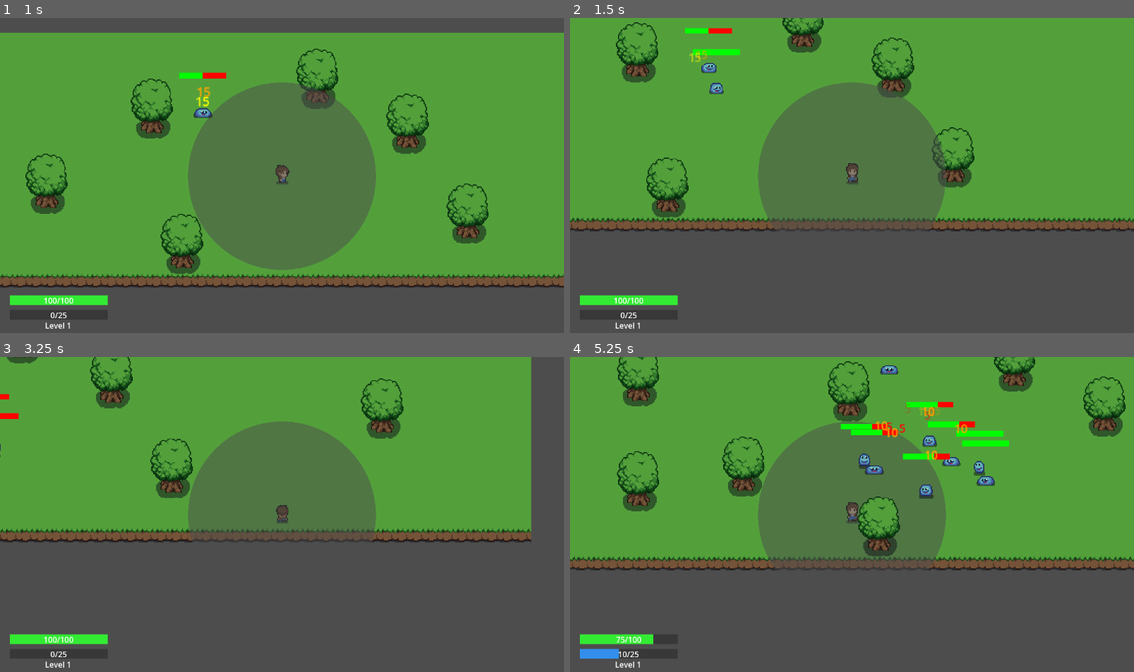
Above: before the commit, frames 1-4 (two rows, left to right).
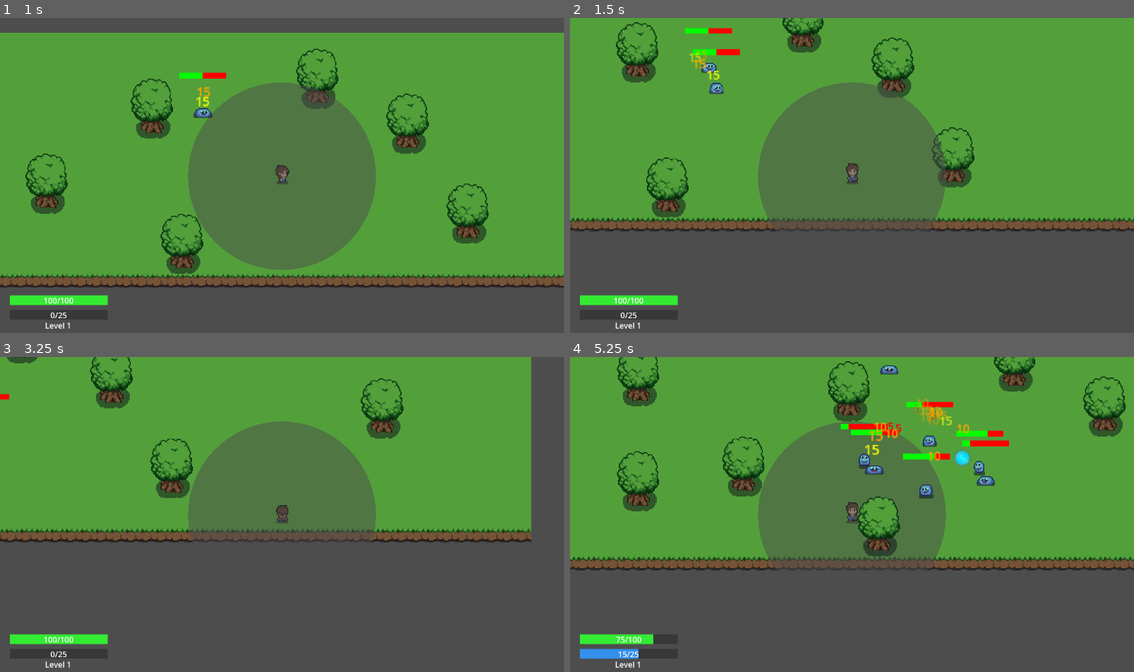
Above: after the commit, the same moments.

Repository: lujack88/survivor_game_clone
Game: Godot game, scene res://scenes/world.tscn
The game is run twice, just before and just after one commit, with the same random seed, the same clock (stepped at 60 frames per second) and the same inputs.
Inputs:
- Up to frame 1 (1 s): tap Enter at 0.5 s; hold D (move_right) from 0.53 s (still down)
- Up to frame 2 (1.5 s): release D (move_right) at 1.28 s; hold S (move_down) from 1.28 s (still down)
- Up to frame 3 (3.25 s): release S (move_down) at 2.03 s; hold D (move_right) 2.03-2.78 s; hold W (move_up) from 2.78 s (still down)
- Up to frame 4 (5.25 s): release W (move_up) at 3.53 s; hold A (move_left) 3.53-5.03 s; hold S (move_down) from 5.03 s (still down)

Frame 1 is identical in both runs. In frame 2, 0.2% of the frame differs, in the area x 21-31%, y 9-20%; in frame 3, less than 0.1%; in frame 4, 1.3%, in the area x 8-78%, y 13-96%.

Commit message:
xp orb rework
now xp orbs magnet towards player within 80 yards of player.

Diff:
--- a/scripts/garlic.gd
+++ b/scripts/garlic.gd
@@ -2,7 +2,7 @@
 
 # Export variables for easy tweaking in the editor
 @export var dmg: float = 10.0
-@export var cooldown: float = 1.0
+@export var cooldown: float = 0.5
 @export var radius: float = 100.0
 
 # Internal variables
--- a/scripts/projectile_weapon.gd
+++ b/scripts/projectile_weapon.gd
@@ -2,7 +2,7 @@
 
 # Weapon properties
 @export var damage: float = 15.0
-@export var cooldown: float = 1.0  # Changed to 1 second for auto-fire
+@export var cooldown: float = 0.5  # Changed to 1 second for auto-fire
 @export var projectile_speed: float = 300.0
 @export var auto_target_range: float = 300.0  # Range for auto-targeting
 
--- a/scripts/slime.gd
+++ b/scripts/slime.gd
@@ -117,10 +117,8 @@
 		hp_bar_fill.size.x = 50 * health_percentage
 
 func die():
-	# Give XP to player
-	var player_node = get_tree().get_first_node_in_group("player")
-	if player_node and player_node.has_method("give_xp"):
-		player_node.give_xp(5)  # 5 XP per slime kill
+	# Drop XP orb
+	drop_xp_orb()
 
 	# Optional: Drop items, play death animation, etc.
 	# $AnimationPlayer.play("death")  # if you have death animation
@@ -128,6 +126,17 @@
 
 	# Remove the slime from the scene
 	queue_free()
+
+func drop_xp_orb():
+	# Create XP orb
+	var xp_orb = Area2D.new()
+	xp_orb.set_script(load("res://scripts/xp_orb.gd"))
+
+	# Position orb at slime's location
+	xp_orb.global_position = global_position
+
+	# Add to scene
+	get_parent().add_child(xp_orb)
 
 func update_animation(direction: Vector2) -> void:
 	if not animated_sprite:
--- /dev/null
+++ b/scripts/xp_orb.gd
@@ -0,0 +1,190 @@
+extends Area2D
+
+class_name XPOrb
+
+# XP orb properties
+@export var xp_value: int = 5
+@export var move_speed: float = 200.0
+@export var pickup_radius: float = 20.0
+@export var magnet_radius: float = 80.0  # Radius at which orb starts moving toward player
+@export var orb_scale: float = 0.9  # 25% reduction from 1.2 to 0.9
+
+# Visual components
+var sprite: Sprite2D
+var collision_shape: CollisionShape2D
+var circle_shape: CircleShape2D
+var tween: Tween
+
+# State
+var is_being_collected: bool = false
+var is_magnetized: bool = false
+var target_player: Node2D = null
+var base_y_position: float
+var velocity: Vector2 = Vector2.ZERO
+
+func _ready():
+	# Set up collision detection for player pickup
+	collision_layer = 0    # This orb doesn't block anything
+	collision_mask = 1     # Detect player on layer 1 (player layer)
+
+	# Create visual sprite
+	sprite = Sprite2D.new()
+	add_child(sprite)
+
+	# Create collision shape for pickup detection
+	collision_shape = CollisionShape2D.new()
+	circle_shape = CircleShape2D.new()
+	circle_shape.radius = pickup_radius
+	collision_shape.shape = circle_shape
+	add_child(collision_shape)
+
+	# Connect signals
+	body_entered.connect(_on_body_entered)
+
+	# Create enhanced visual
+	create_visual()
+
+	# Start animations
+	start_animations()
+
+func create_visual():
+	# Create a more detailed and appealing orb texture
+	var image = Image.create(24, 24, false, Image.FORMAT_RGBA8)
+	var center = Vector2(12, 12)
+
+	# Draw the orb with gradient and glow effects
+	for x in range(24):
+		for y in range(24):
+			var distance = Vector2(x - center.x, y - center.y).length()
+			var angle = Vector2(x - center.x, y - center.y).angle()
+
+			if distance <= 8:
+				# Core orb with gradient
+				var gradient_factor = 1.0 - (distance / 8.0)
+
+				# Add some color variation based on angle
+				var color_shift = sin(angle * 2.0) * 0.1
+				var r = 0.1 + color_shift
+				var g = 0.8 + (gradient_factor * 0.2)
+				var b = 1.0
+				var a = 0.9 + (gradient_factor * 0.1)
+
+				image.set_pixel(x, y, Color(r, g, b, a))
+			elif distance <= 10:
+				# Inner glow
+				var glow_factor = 1.0 - ((distance - 8) / 2.0)
+				image.set_pixel(x, y, Color(0.2, 0.6, 1.0, 0.4 * glow_factor))
+			elif distance <= 12:
+				# Outer glow
+				var outer_glow = 1.0 - ((distance - 10) / 2.0)
+				image.set_pixel(x, y, Color(0.1, 0.4, 0.8, 0.2 * outer_glow))
+
+	var texture = ImageTexture.new()
+	texture.set_image(image)
+	sprite.texture = texture
+	sprite.scale = Vector2(orb_scale, orb_scale)
+
+func start_animations():
+	# Store base position for floating animation
+	base_y_position = global_position.y
+
+	# Create tween for animations
+	tween = create_tween()
+	tween.set_loops()  # Loop forever
+
+	# Floating/bobbing animation
+	tween.tween_method(_animate_float, 0.0, 1.0, 2.0)
+	tween.tween_method(_animate_float, 1.0, 0.0, 2.0)
+
+	# Pulsing glow animation
+	tween.parallel().tween_method(_animate_pulse, 1.0, 1.3, 1.5)
+	tween.parallel().tween_method(_animate_pulse, 1.3, 1.0, 1.5)
+
+func _animate_float(t: float):
+	# Only apply floating animation if not magnetized
+	if not is_magnetized:
+		# Smooth floating motion using sine wave
+		var offset = sin(t * PI) * 3.0
+		global_position.y = base_y_position + offset
+
+func _animate_pulse(t: float):
+	# Pulsing scale effect
+	sprite.scale = Vector2(orb_scale, orb_scale) * t
+
+func _physics_process(delta):
+	if is_being_collected:
+		return
+
+	var player = get_tree().get_first_node_in_group("player")
+	if not player:
+		return
+
+	var distance = global_position.distance_to(player.global_position)
+
+	# Check for pickup
+	if distance <= pickup_radius:
+		collect_orb(player)
+		return
+
+	# Check for magnetic attraction - once magnetized, stay magnetized
+	if distance <= magnet_radius and not is_magnetized:
+		start_magnetism()
+
+	# If magnetized, always move toward player regardless of distance
+	if is_magnetized:
+		# Move toward player
+		var direction = (player.global_position - global_position).normalized()
+		velocity = direction * move_speed
+
+		# Apply movement
+		global_position += velocity * delta
+
+		# Update base position for floating animation
+		base_y_position = global_position.y
+	else:
+		# Not magnetized, stay still
+		velocity = Vector2.ZERO
+
+func start_magnetism():
+	is_magnetized = true
+
+	# Stop floating animation and switch to magnetized behavior
+	if tween:
+		tween.kill()
+
+	# Create a more intense pulse effect when magnetized
+	tween = create_tween()
+	tween.set_loops()
+	tween.tween_method(_animate_pulse, 1.0, 1.4, 0.3)
+	tween.tween_method(_animate_pulse, 1.4, 1.0, 0.3)
+
+# stop_magnetism() removed - orbs stay magnetized once activated
+
+func _on_body_entered(body):
+	# Check if it's the player
+	if body.is_in_group("player") and not is_being_collected:
+		collect_orb(body)
+
+func collect_orb(player):
+	if is_being_collected:
+		return
+
+	is_being_collected = true
+
+	# Stop animations
+	if tween:
+		tween.kill()
+
+	# Create collection effect
+	var collect_tween = create_tween()
+	collect_tween.tween_property(sprite, "scale", Vector2(0.0, 0.0), 0.2)
+	collect_tween.tween_property(sprite, "modulate", Color.TRANSPARENT, 0.2)
+	collect_tween.tween_callback(_finalize_collection.bind(player))
+
+func _finalize_collection(player):
+	# Give XP to player
+	if player.has_method("give_xp"):
+		player.give_xp(xp_value)
+
+	# Remove the orb
+	queue_free()
Not shown, added: scripts/xp_orb.gd.uid
Not shown, removed: scenes/player.tscn101722849773.tmp
Not shown, removed: scenes/slime.tscn395586541.tmp
Not shown, removed: scenes/slime_spawner.tscn12971143065.tmp
Not shown, removed: scenes/slime_spawner.tscn12975708326.tmp
Not shown, removed: scenes/world.tscn101720811633.tmp
